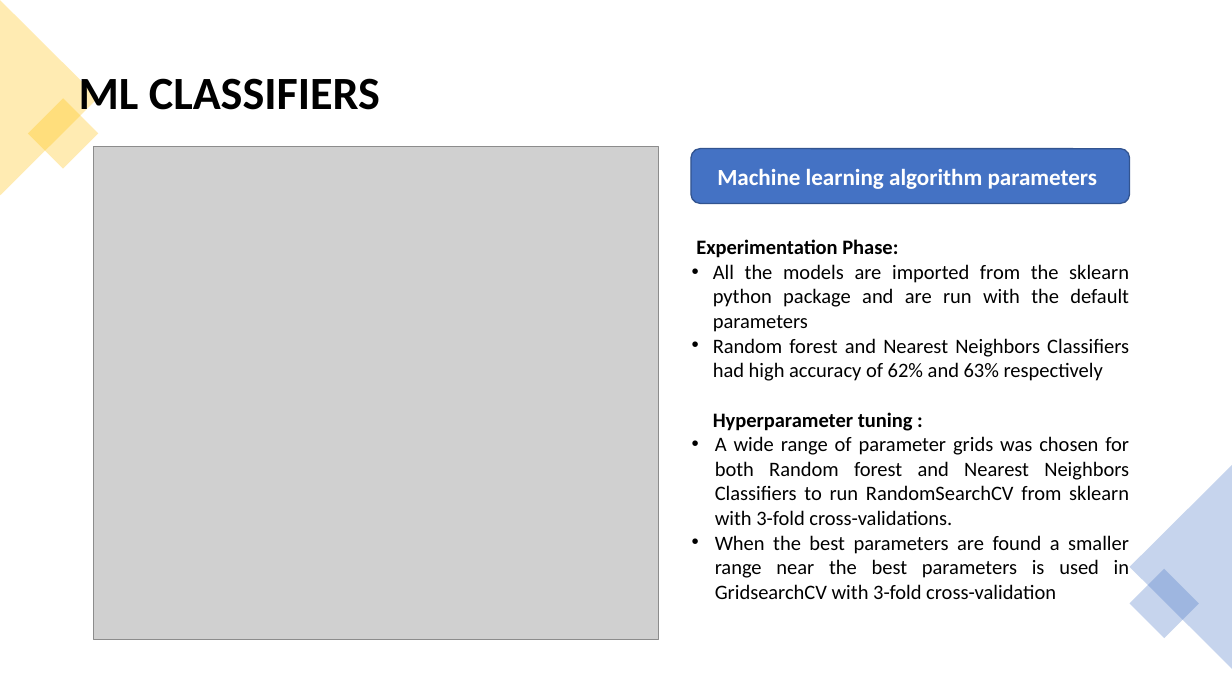
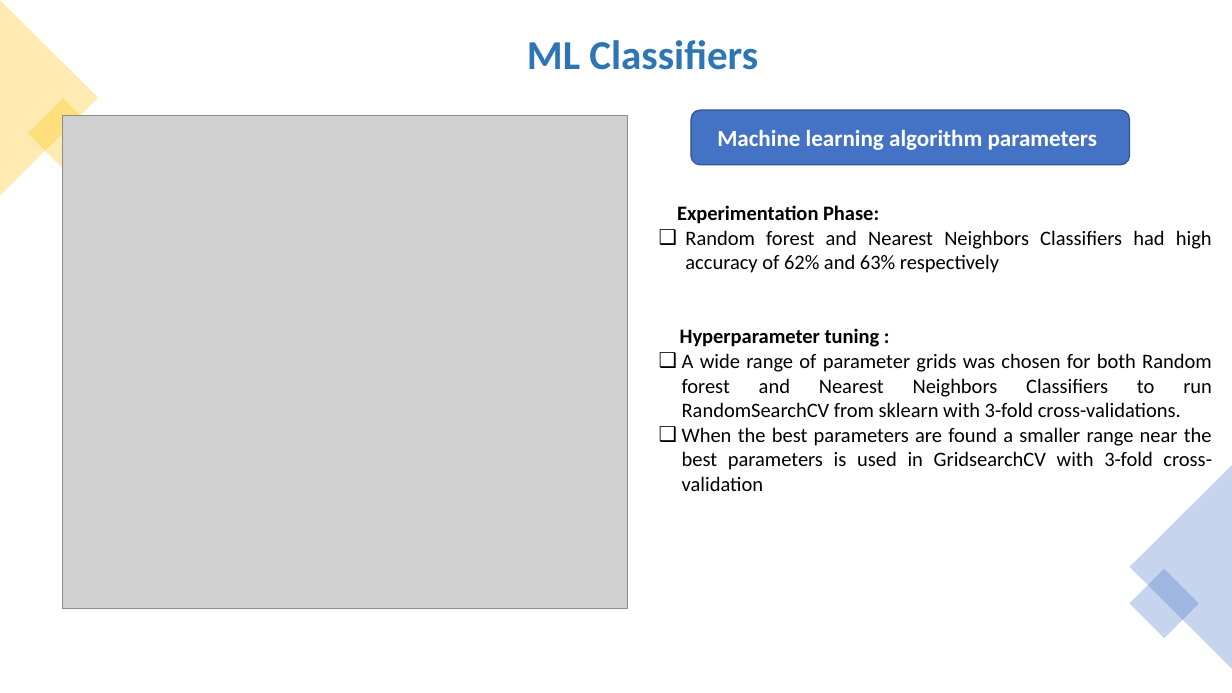
Before and after one commit to ITU-AI-ML-in-5G-Challenge/Team-DataRangers-home-network-users-experience-classification, a slide deck: slide 13 of 5gChallenge_DataRangers.pptx. Drawn at 1232x693 pixels with LibreOffice and Linux fonts; fonts in the diff are those of the drawing; grey boxes stand for pictures. Boxes give left, top, right and bottom in pixels: in the first picture for what was removed or moved away, otherwise in the second. Text is boxed around its words. In the diff, an @@ line names an element or a change of style, - is before the commit and + after.

```diff
--- a/5gChallenge_DataRangers.pptx
+++ b/5gChallenge_DataRangers.pptx
@@ text at <box>527,40,758,70</box>: text changed; size 36 to 32 pt; text colour #000000 to #2E75B6 @@
-ML CLASSIFIERS
+ML Classifiers
@@ picture: place and size @@
-picture at <box>93,146,659,640</box>
+picture at <box>63,116,628,609</box>
@@ rounded rectangle "Machine learning algorithm parameters": place and size @@
-rounded rectangle "Machine learning algorithm parameters" at <box>691,149,1130,203</box>
+rounded rectangle "Machine learning algorithm parameters" at <box>691,110,1130,165</box>
@@ text "Experimentation Phase:": place and size @@
-text "Experimentation Phase:" at <box>696,239,1129,599</box>
+text "Experimentation Phase:" at <box>677,205,1212,491</box>
@@ text at <box>682,230,1212,491</box>: bullet • to ❑ @@
@@ text at <box>713,264,1129,332</box>: paragraph removed @@
-• All the models are imported from the sklearn python package and are run with the default parameters
```
Also in this commit, not shown: 13 other slides changed, 1 slide added, 1 slide removed.
